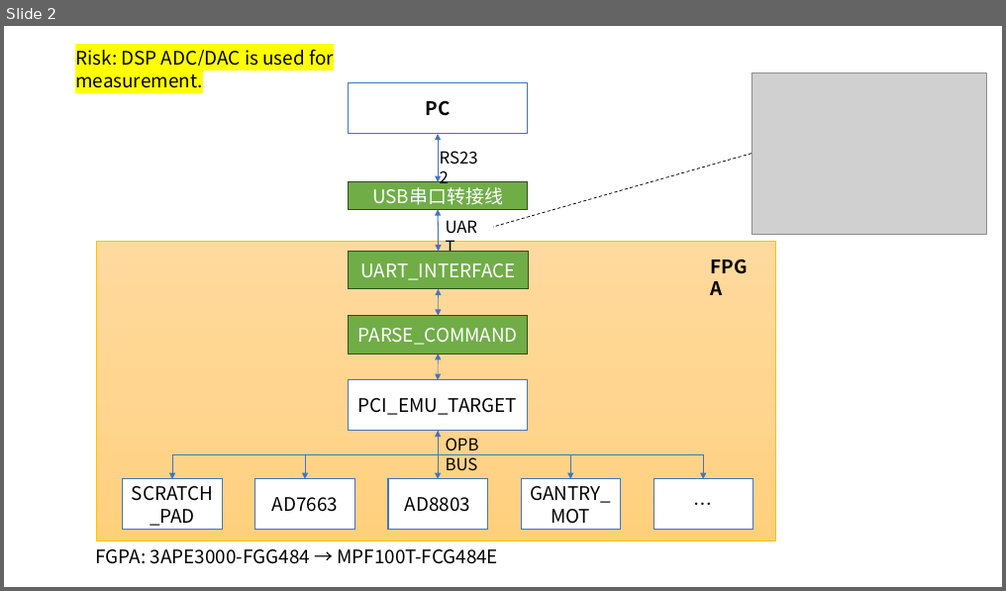
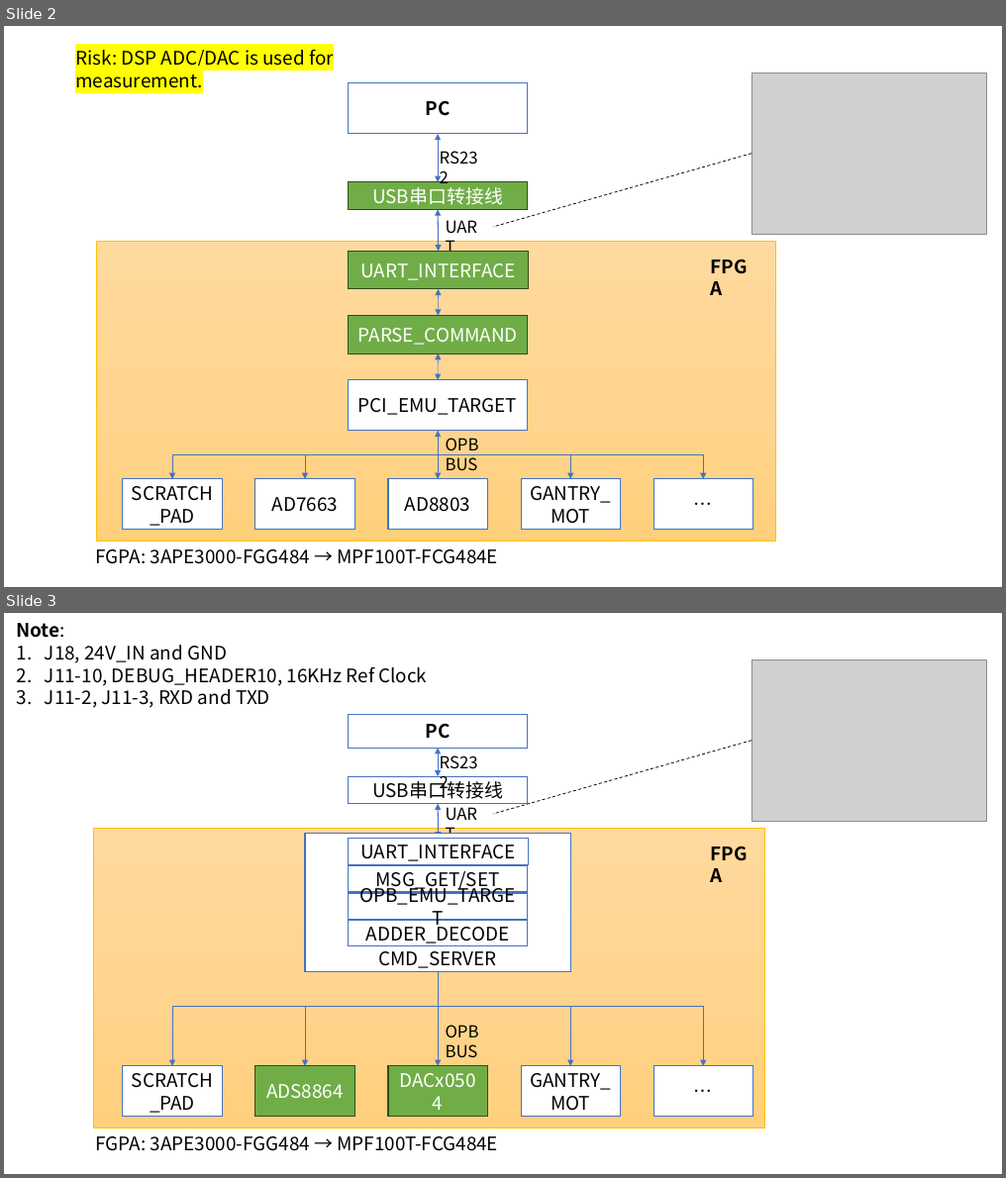
Before and after one commit to iamtonyxu/gpb, a slide deck: dmd/ATP_SCH/dmd_solution.pptx. Shown one above the other, each under a label of ours: slide 2 before the commit, slides 2 and 3 after it. The pictures are 1006x591 and 1006x1178 pixels, drawn with LibreOffice and Linux fonts; fonts in the diff are those of the drawing; grey boxes stand for pictures. Boxes give left, top, right and bottom in pixels: in the first picture for what was removed or moved away, otherwise in the second. Text is boxed around its words. In the diff, an @@ line names an element or a change of style, - is before the commit and + after.

Commit message:
slides update

```diff
--- a/dmd/ATP_SCH/dmd_solution.pptx
+++ b/dmd/ATP_SCH/dmd_solution.pptx
@@ slide 3 added at <box>4,613,1002,1174</box>, background #FFFFFF @@
@@ text added at <box>17,623,427,708</box>, 18 pt, text #000000 @@
+Note:
+1. J18, 24V_IN and GND
+2. J11-10, DEBUG_HEADER10, 16KHz Ref Clock
+3. J11-2, J11-3, RXD and TXD
@@ picture added at <box>751,660,988,821</box> @@
@@ rectangle added at <box>349,714,528,748</box>, fill #FFFFFF, outline #4472C4 1 pt, 18 pt, text #000000, bold @@
+PC
@@ text added at <box>433,749,492,776</box>, 16 pt, text #000000 @@
+RS232
@@ double arrow added from (439, 748) to (439, 777), #4472C4 1 pt @@
@@ line added from (751, 741) to (493, 814), #000000 0.75 pt dashed @@
@@ rectangle added at <box>349,777,528,804</box>, fill #FFFFFF, outline #4472C4 1 pt, 18 pt, text #000000 @@
+USB串口转接线
@@ double arrow added from (439, 804) to (439, 839), #4472C4 1 pt @@
@@ rectangle added at <box>94,828,764,1128</box>, fill gradient #FFDB9E to #FFD590 to #FFD07C, outline #FFC000 0.5 pt @@
@@ rectangle added at <box>305,833,570,971</box>, fill #FFFFFF, outline #4472C4 1 pt, 18 pt, text #000000 @@
+CMD_SERVER
@@ text added at <box>361,845,516,861</box>, 16 pt, text #000000 @@
+UART
@@ text added at <box>703,839,764,868</box>, 18 pt, text #000000, bold @@
+FPGA
@@ group added at <box>349,839,528,947</box>: 4 rectangles @@
+ADDER_DECODE
+UART_INTERFACE
+MSG_GET/SET
+OPB_EMU_TARGET
@@ elbow arrow added from (439, 947) to (172, 1066), #4472C4 0.5 pt @@
@@ elbow arrow added from (439, 947) to (305, 1066), #4472C4 0.5 pt @@
@@ double arrow added from (439, 947) to (439, 1066), #4472C4 0.5 pt @@
@@ elbow arrow added from (439, 947) to (570, 1066), #4472C4 0.5 pt @@
@@ elbow arrow added from (439, 947) to (703, 1066), #4472C4 0.5 pt @@
@@ text added at <box>446,1025,479,1059</box>, 16 pt, text #000000 @@
+OPB BUS
@@ rectangle added at <box>123,1066,223,1118</box>, fill #FFFFFF, outline #4472C4 1 pt, 18 pt, text #000000 @@
+SCRATCH_PAD
@@ rectangle added at <box>255,1066,355,1118</box>, fill #70AD47, outline #314C1F 1 pt, 18 pt, text #FFFFFF @@
+ADS8864
@@ rectangle added at <box>388,1066,487,1118</box>, fill #70AD47, outline #314C1F 1 pt, 18 pt, text #FFFFFF @@
+DACx0504
@@ rectangle added at <box>522,1066,621,1118</box>, fill #FFFFFF, outline #4472C4 1 pt, 18 pt, text #000000 @@
+GANTRY_MOT
@@ rectangle added at <box>653,1066,753,1118</box>, fill #FFFFFF, outline #4472C4 1 pt, 18 pt, text #000000 @@
+…
@@ text added at <box>96,1137,498,1152</box>, 18 pt, text #000000 @@
+FGPA: 3APE3000-FGG484 → MPF100T-FCG484E
```
Also in this commit, not shown: 2 other slides added.
